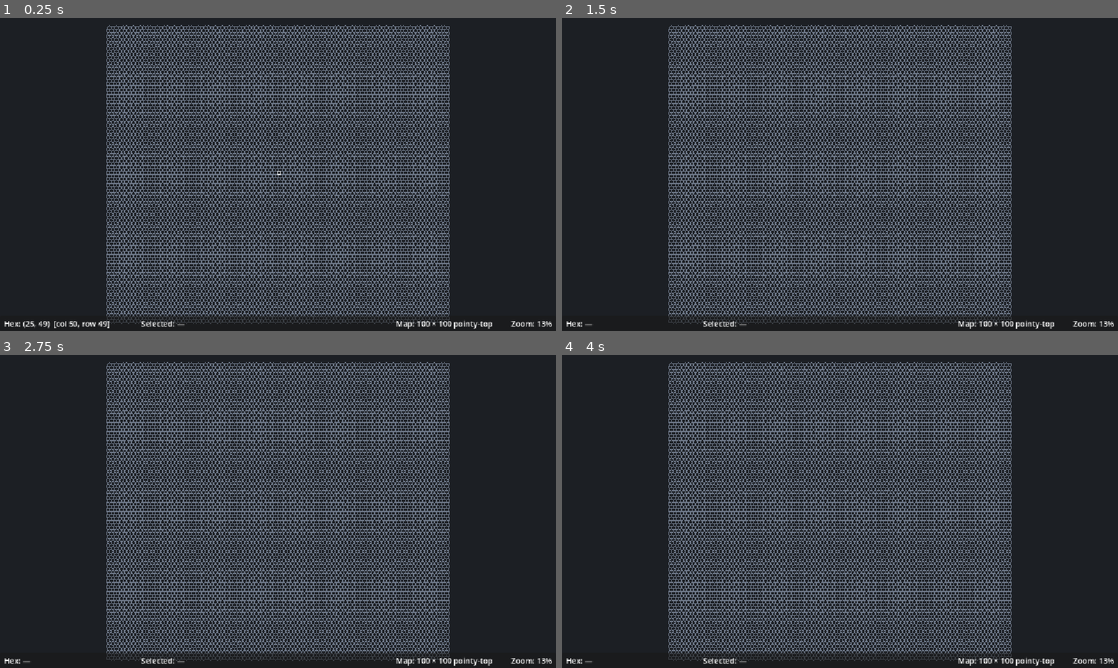
Above: before the commit, frames 1-4 (two rows, left to right).
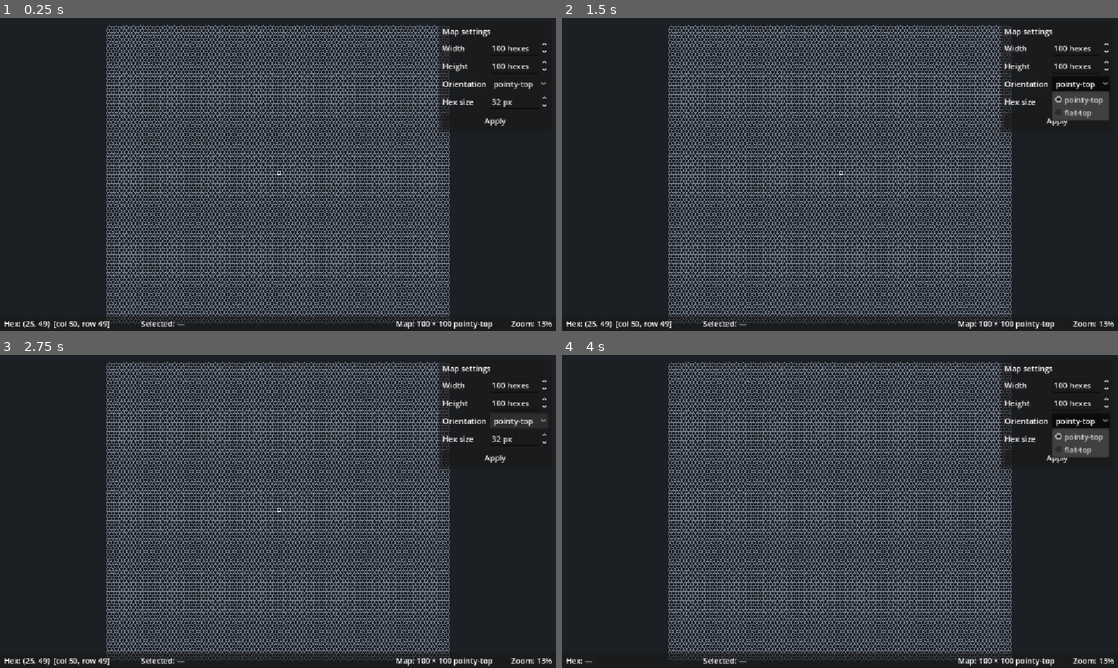
Above: after the commit, the same moments.

Repository: woliveira82/hexmer-mapmaker
Game: Godot game, scene res://scenes/main/main.tscn
The game is run twice, just before and just after one commit, with the same random seed, the same clock (stepped at 60 frames per second) and the same inputs.
Inputs (mouse positions are in pixels of both pictures, inside the frame that each line leads up to):
- Up to frame 1 (0.25 s): no input
- Up to frame 2 (1.5 s): click (1079, 83) at 0.5 s, where only the run after the commit has a clickable "pointy-top"; click (1056, 121) at 1.25 s, where only the run after the commit has a clickable "Apply"
- Up to frame 3 (2.75 s): click (517, 420) at 2 s, where only the run after the commit has a clickable "pointy-top"
- Up to frame 4 (4 s): click (1056, 458) at 2.75 s, where only the run after the commit has a clickable "Apply"; click (1079, 420) at 3.5 s, where only the run after the commit has a clickable "pointy-top"

The runs differ from the first frame. In frame 1, 1.0% of the frame differs, in the area x 79-99%, y 2-37%; in frame 2, 2.0%, in the area x 4-99%, y 2-100%; in frame 3, 1.2%; in frame 4, 1.8%.

Commit message:
feat(ui): map settings panel to rebuild grid size, orientation and hex size
Co-Authored-By: Claude Opus 5.5 <noreply@anthropic.com>

Diff:
--- a/project.godot
+++ b/project.godot
@@ -59,7 +59,6 @@
 
 [rendering]
 
-environment/defaults/default_clear_color=Color(0.11, 0.12, 0.14, 1)
-
 renderer/rendering_method="gl_compatibility"
 renderer/rendering_method.mobile="gl_compatibility"
+environment/defaults/default_clear_color=Color(0.11, 0.12, 0.14, 1)
--- /dev/null
+++ b/scenes/editor/map_settings_panel.tscn
@@ -0,0 +1,78 @@
+[gd_scene format=3]
+
+[ext_resource type="Script" path="res://scripts/ui/map_settings_panel.gd" id="1_panel"]
+
+[node name="MapSettingsPanel" type="PanelContainer"]
+anchors_preset = 1
+anchor_left = 1.0
+anchor_right = 1.0
+offset_left = -228.0
+offset_top = 8.0
+offset_right = -8.0
+grow_horizontal = 0
+script = ExtResource("1_panel")
+
+[node name="Margin" type="MarginContainer" parent="."]
+layout_mode = 2
+theme_override_constants/margin_left = 8
+theme_override_constants/margin_top = 8
+theme_override_constants/margin_right = 8
+theme_override_constants/margin_bottom = 8
+
+[node name="Rows" type="VBoxContainer" parent="Margin"]
+layout_mode = 2
+theme_override_constants/separation = 8
+
+[node name="Title" type="Label" parent="Margin/Rows"]
+layout_mode = 2
+text = "Map settings"
+
+[node name="Fields" type="GridContainer" parent="Margin/Rows"]
+layout_mode = 2
+theme_override_constants/h_separation = 8
+theme_override_constants/v_separation = 6
+columns = 2
+
+[node name="WidthLabel" type="Label" parent="Margin/Rows/Fields"]
+layout_mode = 2
+text = "Width"
+
+[node name="WidthSpin" type="SpinBox" parent="Margin/Rows/Fields"]
+unique_name_in_owner = true
+layout_mode = 2
+size_flags_horizontal = 3
+suffix = "hexes"
+
+[node name="HeightLabel" type="Label" parent="Margin/Rows/Fields"]
+layout_mode = 2
+text = "Height"
+
+[node name="HeightSpin" type="SpinBox" parent="Margin/Rows/Fields"]
+unique_name_in_owner = true
+layout_mode = 2
+size_flags_horizontal = 3
+suffix = "hexes"
+
+[node name="OrientationLabel" type="Label" parent="Margin/Rows/Fields"]
+layout_mode = 2
+text = "Orientation"
+
+[node name="OrientationOption" type="OptionButton" parent="Margin/Rows/Fields"]
+unique_name_in_owner = true
+layout_mode = 2
+size_flags_horizontal = 3
+
+[node name="HexSizeLabel" type="Label" parent="Margin/Rows/Fields"]
+layout_mode = 2
+text = "Hex size"
+
+[node name="HexSizeSpin" type="SpinBox" parent="Margin/Rows/Fields"]
+unique_name_in_owner = true
+layout_mode = 2
+size_flags_horizontal = 3
+suffix = "px"
+
+[node name="ApplyButton" type="Button" parent="Margin/Rows"]
+unique_name_in_owner = true
+layout_mode = 2
+text = "Apply"
--- a/scenes/main/main.tscn
+++ b/scenes/main/main.tscn
@@ -3,8 +3,9 @@
 [ext_resource type="Script" uid="uid://d0u3gabbc4tha" path="res://scripts/ui/main.gd" id="1_main"]
 [ext_resource type="Script" uid="uid://d0f4j8tyervvx" path="res://scripts/rendering/hex_map_renderer.gd" id="2_renderer"]
 [ext_resource type="Script" uid="uid://d3j20kmijrryd" path="res://scripts/ui/map_camera.gd" id="3_camera"]
-[ext_resource type="Script" path="res://scripts/rendering/hex_highlight.gd" id="4_highlight"]
+[ext_resource type="Script" uid="uid://d1t7r2m5ym53m" path="res://scripts/rendering/hex_highlight.gd" id="4_highlight"]
 [ext_resource type="PackedScene" path="res://scenes/editor/status_bar.tscn" id="5_status"]
+[ext_resource type="PackedScene" path="res://scenes/editor/map_settings_panel.tscn" id="6_settings"]
 
 [node name="Main" type="Node2D" unique_id=1211738723]
 script = ExtResource("1_main")
@@ -12,12 +13,14 @@
 [node name="HexMapRenderer" type="Node2D" parent="." unique_id=2137787057]
 script = ExtResource("2_renderer")
 
-[node name="HexHighlight" type="Node2D" parent="."]
+[node name="HexHighlight" type="Node2D" parent="." unique_id=1242677896]
 script = ExtResource("4_highlight")
 
 [node name="MapCamera" type="Camera2D" parent="." unique_id=1100489153]
 script = ExtResource("3_camera")
 
-[node name="UI" type="CanvasLayer" parent="."]
+[node name="UI" type="CanvasLayer" parent="." unique_id=1104361884]
 
-[node name="StatusBar" parent="UI" instance=ExtResource("5_status")]
+[node name="StatusBar" parent="UI" unique_id=1785105448 instance=ExtResource("5_status")]
+
+[node name="MapSettingsPanel" parent="UI" unique_id=1919669961 instance=ExtResource("6_settings")]
--- a/scripts/rendering/hex_map_renderer.gd
+++ b/scripts/rendering/hex_map_renderer.gd
@@ -39,7 +39,7 @@
 func _rebuild_chunks() -> void:
 	for chunk: HexGridChunk in get_chunks():
 		remove_child(chunk)
-		chunk.queue_free()
+		chunk.free()
 	_map_rect = Rect2()
 	if _grid == null or _layout == null:
 		return
--- a/scripts/tools/editor_controller.gd
+++ b/scripts/tools/editor_controller.gd
@@ -17,6 +17,14 @@
 
 
 func _init(p_grid: HexGrid, p_layout: HexLayout) -> void:
+	grid = p_grid
+	layout = p_layout
+
+
+## Switches to a new map. Clears hover and selection, since old hexes may no longer exist.
+func set_map(p_grid: HexGrid, p_layout: HexLayout) -> void:
+	clear_hover()
+	clear_selection()
 	grid = p_grid
 	layout = p_layout
 
--- a/scripts/ui/main.gd
+++ b/scripts/ui/main.gd
@@ -13,17 +13,41 @@
 @onready var _highlight: HexHighlight = $HexHighlight
 @onready var _camera: MapCamera = $MapCamera
 @onready var _status_bar: StatusBar = $UI/StatusBar
+@onready var _settings_panel: MapSettingsPanel = $UI/MapSettingsPanel
 
 
 func _ready() -> void:
-	var grid := HexGrid.new(map_width, map_height)
-	var layout := HexLayout.new(orientation, Vector2(hex_size, hex_size))
-	_renderer.set_map(grid, layout)
-	_highlight.layout = layout
-	_controller = EditorController.new(grid, layout)
+	_controller = EditorController.new(HexGrid.new(map_width, map_height), _make_layout())
 	_controller.hovered_changed.connect(_on_hovered_changed)
 	_controller.selected_changed.connect(_on_selected_changed)
 	_camera.view_changed.connect(_on_view_changed)
+	_settings_panel.settings_applied.connect(rebuild_map)
+	_settings_panel.set_settings(map_width, map_height, orientation, hex_size)
+	_show_map()
+
+
+## Replaces the map with a new grid of the given size, orientation and hex size, then fits the view.
+func rebuild_map(
+	p_width: int, p_height: int, p_orientation: HexLayout.HexOrientation, p_hex_size: float
+) -> void:
+	map_width = p_width
+	map_height = p_height
+	orientation = p_orientation
+	hex_size = p_hex_size
+	_controller.set_map(HexGrid.new(map_width, map_height), _make_layout())
+	_show_map()
+
+
+func _make_layout() -> HexLayout:
+	return HexLayout.new(orientation, Vector2(hex_size, hex_size))
+
+
+func _show_map() -> void:
+	var grid: HexGrid = _controller.grid
+	var layout: HexLayout = _controller.layout
+	_renderer.set_map(grid, layout)
+	_highlight.layout = layout
+	_highlight.queue_redraw()
 	_status_bar.set_map_info(grid.width, grid.height, layout.orientation)
 	_camera.map_rect = _renderer.get_map_rect()
 	_camera.fit_to_map()
--- /dev/null
+++ b/scripts/ui/map_settings_panel.gd
@@ -0,0 +1,56 @@
+class_name MapSettingsPanel
+extends PanelContainer
+## Map settings inspector: width, height, orientation and hex size.
+## Emits [signal settings_applied] when the user presses Apply; it never touches the map itself.
+
+## Emitted with the chosen settings when Apply is pressed.
+signal settings_applied(width: int, height: int, orientation: HexLayout.HexOrientation, hex_size: float)
+
+const MIN_DIMENSION: int = 1
+const MAX_DIMENSION: int = 1000
+const MIN_HEX_SIZE: float = 4.0
+const MAX_HEX_SIZE: float = 256.0
+
+@onready var _width_spin: SpinBox = %WidthSpin
+@onready var _height_spin: SpinBox = %HeightSpin
+@onready var _orientation_option: OptionButton = %OrientationOption
+@onready var _hex_size_spin: SpinBox = %HexSizeSpin
+@onready var _apply_button: Button = %ApplyButton
+
+
+func _ready() -> void:
+	_setup_spin(_width_spin, MIN_DIMENSION, MAX_DIMENSION)
+	_setup_spin(_height_spin, MIN_DIMENSION, MAX_DIMENSION)
+	_setup_spin(_hex_size_spin, MIN_HEX_SIZE, MAX_HEX_SIZE)
+	_orientation_option.clear()
+	for orientation: int in HexLayout.HexOrientation.values():
+		_orientation_option.add_item(StatusBar.format_orientation(orientation), orientation)
+	_apply_button.pressed.connect(apply)
+
+
+## Shows [param width], [param height], [param orientation] and [param hex_size] in the fields.
+func set_settings(width: int, height: int, orientation: HexLayout.HexOrientation, hex_size: float) -> void:
+	_width_spin.value = width
+	_height_spin.value = height
+	_orientation_option.select(_orientation_option.get_item_index(orientation))
+	_hex_size_spin.value = hex_size
+
+
+## Commits any half-typed field values and emits [signal settings_applied].
+func apply() -> void:
+	for spin: SpinBox in [_width_spin, _height_spin, _hex_size_spin]:
+		# Only a field being typed in has newer text than value; otherwise the text may lag behind.
+		if spin.get_line_edit().has_focus():
+			spin.apply()
+	settings_applied.emit(
+		int(_width_spin.value),
+		int(_height_spin.value),
+		_orientation_option.get_selected_id() as HexLayout.HexOrientation,
+		_hex_size_spin.value,
+	)
+
+
+func _setup_spin(spin: SpinBox, min_value: float, max_value: float) -> void:
+	spin.min_value = min_value
+	spin.max_value = max_value
+	spin.step = 1.0
--- a/tests/test_editor_controller.gd
+++ b/tests/test_editor_controller.gd
@@ -68,3 +68,18 @@
 	var controller := _make()
 	controller.select(Vector2i(-20, 0))
 	assert_false(controller.has_selection)
+
+
+func test_set_map_clears_hover_and_selection() -> void:
+	var controller := _make()
+	controller.update_hover(controller.layout.hex_to_pixel(Vector2i(1, 1)))
+	controller.select(Vector2i(2, 2))
+	watch_signals(controller)
+	var grid := HexGrid.new(3, 3)
+	controller.set_map(grid, HexLayout.new(HexLayout.HexOrientation.FLAT_TOP))
+	assert_signal_emitted_with_parameters(controller, "hovered_changed", [Vector2i(1, 1), false])
+	assert_signal_emitted_with_parameters(controller, "selected_changed", [Vector2i(2, 2), false])
+	assert_false(controller.is_hovering)
+	assert_false(controller.has_selection)
+	assert_eq(controller.grid, grid)
+	assert_eq(controller.layout.orientation, HexLayout.HexOrientation.FLAT_TOP)
--- a/tests/test_main_scene.gd
+++ b/tests/test_main_scene.gd
@@ -32,3 +32,24 @@
 			controller.select_at(controller.layout.hex_to_pixel(hex))
 			assert_eq(controller.selected_hex, hex)
 			assert_string_contains(status.get_texts()[1], StatusBar.format_hex(hex))
+
+
+func test_settings_panel_rebuilds_map() -> void:
+	var main := _make_main(HexLayout.HexOrientation.POINTY_TOP)
+	var controller: EditorController = main.get("_controller")
+	controller.select(Vector2i(50, 50))
+	var panel: MapSettingsPanel = main.get_node("UI/MapSettingsPanel")
+	panel.set_settings(20, 10, HexLayout.HexOrientation.FLAT_TOP, 16.0)
+	panel.apply()
+	var renderer: HexMapRenderer = main.get_node("HexMapRenderer")
+	assert_eq(renderer.get_chunks().size(), 2, "20 × 10 is two 16 × 16 chunks")
+	assert_eq(controller.grid.width, 20)
+	assert_eq(controller.grid.height, 10)
+	assert_eq(controller.layout.orientation, HexLayout.HexOrientation.FLAT_TOP)
+	assert_eq(controller.layout.hex_size, Vector2(16.0, 16.0))
+	assert_false(controller.has_selection, "old selection cleared")
+	var camera: MapCamera = main.get_node("MapCamera")
+	assert_eq(camera.map_rect, renderer.get_map_rect())
+	var status: StatusBar = main.get_node("UI/StatusBar")
+	assert_string_contains(status.get_texts()[1], StatusBar.NO_HEX_TEXT)
+	assert_string_contains(status.get_texts()[2], "20 × 10 flat-top")
--- /dev/null
+++ b/tests/test_map_settings_panel.gd
@@ -0,0 +1,30 @@
+extends GutTest
+
+const PanelScene: PackedScene = preload("res://scenes/editor/map_settings_panel.tscn")
+
+
+func _make_panel() -> MapSettingsPanel:
+	var panel: MapSettingsPanel = PanelScene.instantiate()
+	add_child_autofree(panel)
+	return panel
+
+
+func test_apply_emits_shown_settings() -> void:
+	var panel := _make_panel()
+	panel.set_settings(40, 30, HexLayout.HexOrientation.FLAT_TOP, 24.0)
+	watch_signals(panel)
+	panel.apply()
+	assert_signal_emitted_with_parameters(
+		panel, "settings_applied", [40, 30, HexLayout.HexOrientation.FLAT_TOP, 24.0]
+	)
+
+
+func test_values_are_clamped_to_limits() -> void:
+	var panel := _make_panel()
+	panel.set_settings(0, 5000, HexLayout.HexOrientation.POINTY_TOP, 1000.0)
+	watch_signals(panel)
+	panel.apply()
+	assert_signal_emitted_with_parameters(panel, "settings_applied", [
+		MapSettingsPanel.MIN_DIMENSION, MapSettingsPanel.MAX_DIMENSION,
+		HexLayout.HexOrientation.POINTY_TOP, MapSettingsPanel.MAX_HEX_SIZE,
+	])
Not shown, added: scripts/ui/map_settings_panel.gd.uid
Not shown, added: tests/test_map_settings_panel.gd.uid
Not shown, changed: docs/PROGRESS.md
